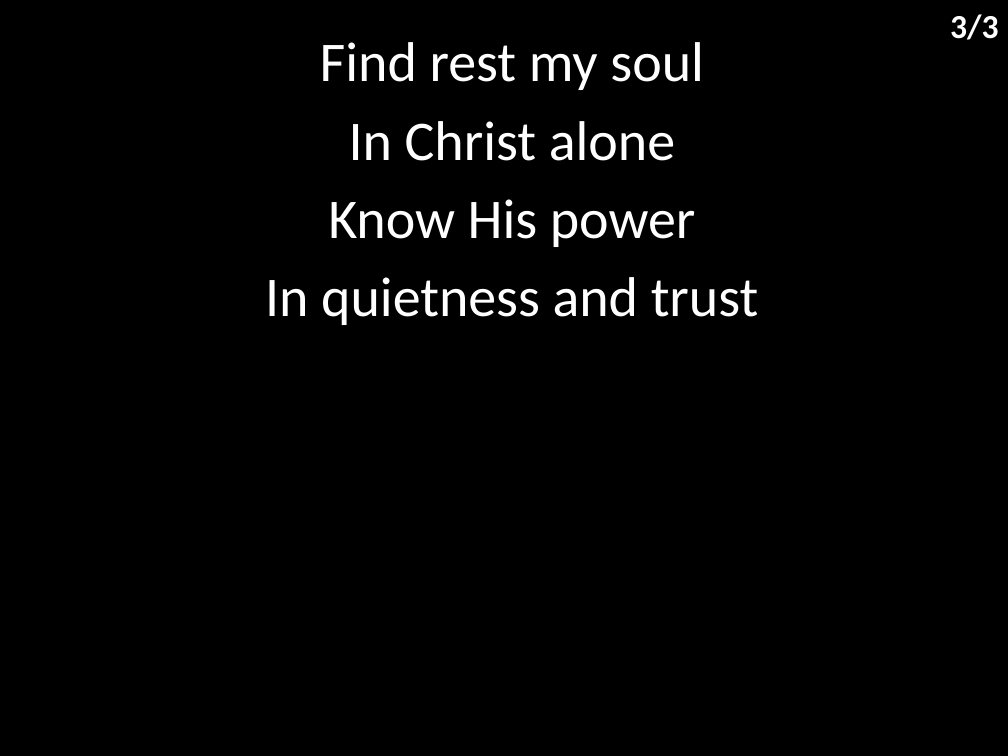
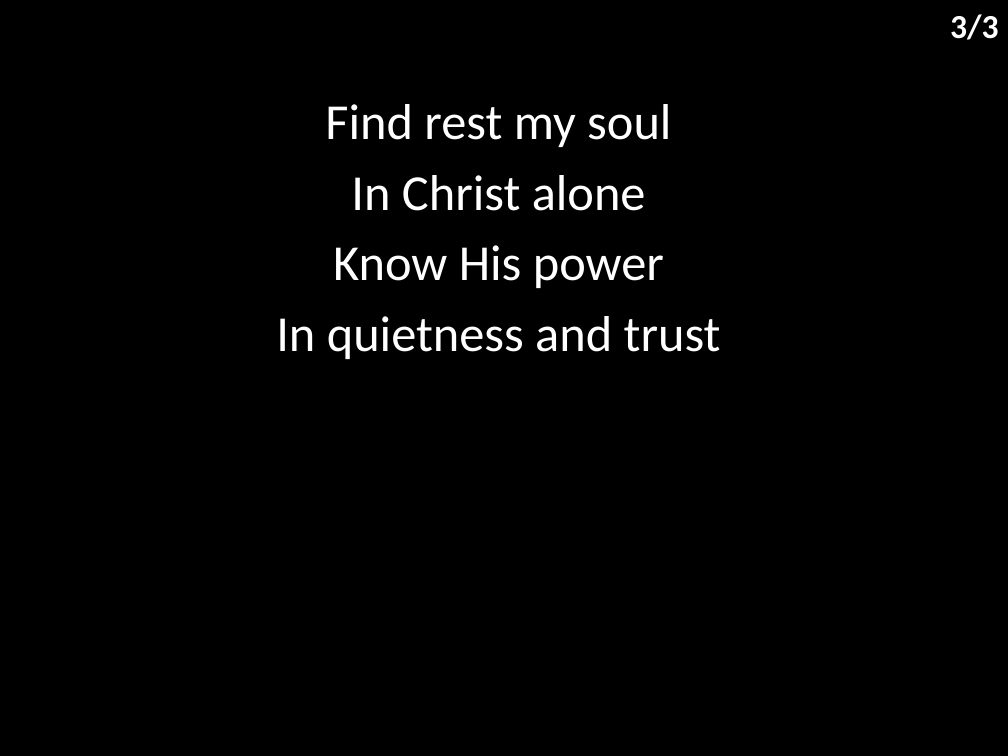
Before and after one commit to hoo-are-ya/worship, a slide deck: slide 4 of docs/songs/still.pptx. Drawn at 1008x756 pixels with LibreOffice and Linux fonts; fonts in the diff are those of the drawing. Boxes give left, top, right and bottom in pixels: in the first picture for what was removed or moved away, otherwise in the second. Text is boxed around its words. In the diff, an @@ line names an element or a change of style, - is before the commit and + after.

```diff
--- a/docs/songs/still.pptx
+++ b/docs/songs/still.pptx
@@ subtitle "Find rest my soul": place and size @@
-subtitle "Find rest my soul" at <box>265,42,759,325</box>
+subtitle "Find rest my soul" at <box>276,104,721,359</box>
@@ subtitle "Find rest my soul" at <box>276,104,721,359</box>: size 40 to 36 pt @@
```
Also in this commit, not shown: 2 other slides changed, 1 other file.
